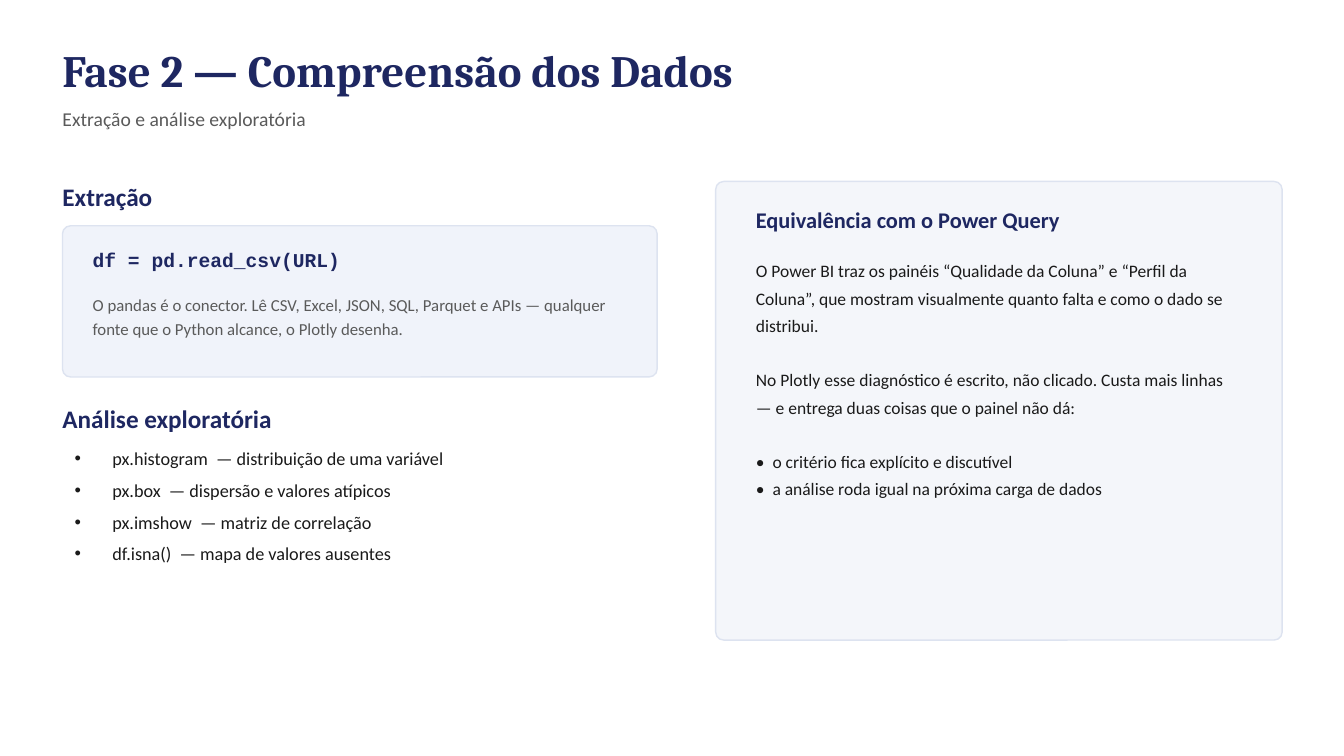
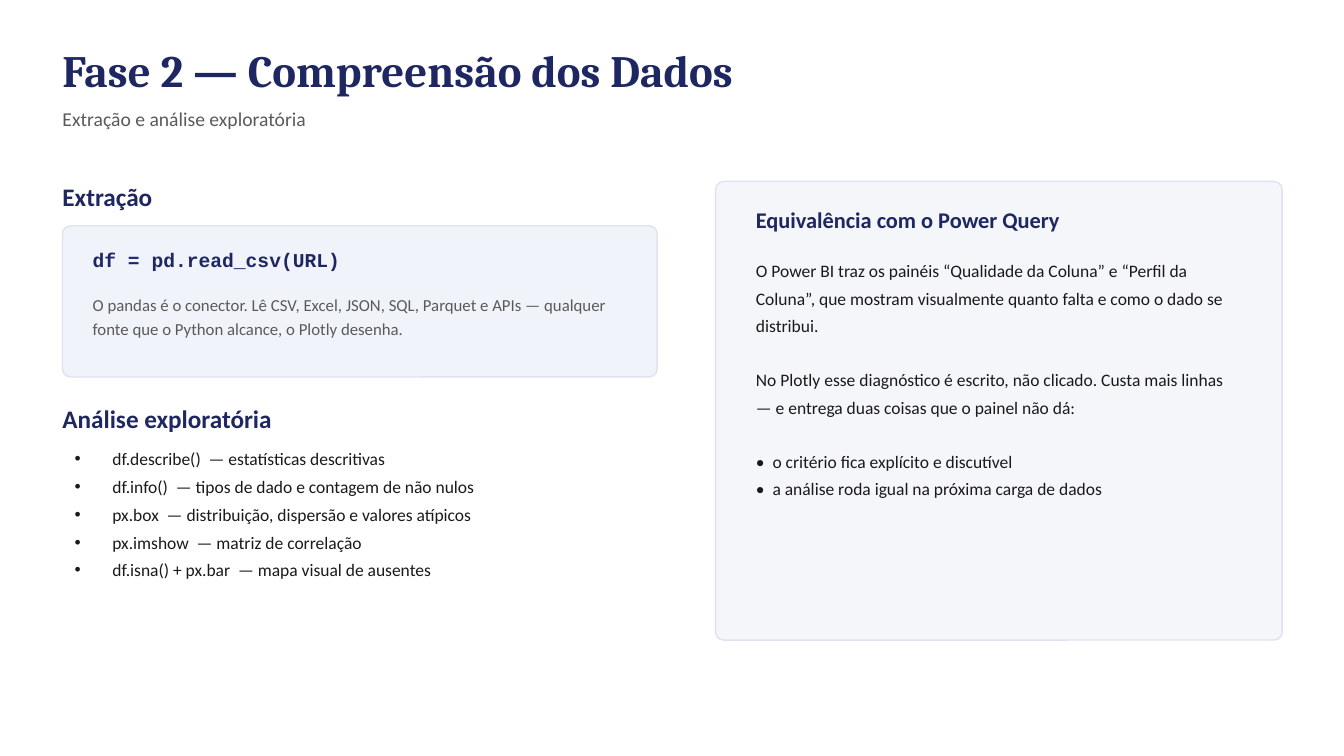
Before and after one commit to mendoncaluucas/DataScience, a slide deck: slide 8 of docs/slides.pptx. Drawn at 1344x756 pixels with LibreOffice and Linux fonts; fonts in the diff are those of the drawing. Boxes give left, top, right and bottom in pixels: in the first picture for what was removed or moved away, otherwise in the second. Text is boxed around its words. In the diff, an @@ line names an element or a change of style, - is before the commit and + after.

```diff
--- a/docs/slides.pptx
+++ b/docs/slides.pptx
@@ text at box(112, 452, 474, 524): text changed; size 13 to 12.5 pt @@
-• px.histogram — distribuição de uma variável
-• px.box — dispersão e valores atípicos
+• df.describe() — estatísticas descritivas
+• df.info() — tipos de dado e contagem de não nulos
+• px.box — distribuição, dispersão e valores atípicos
@@ text at box(112, 537, 361, 552): size 13 to 12.5 pt in "px.imshow — matriz de correlação"; less space between paragraphs @@
@@ text at box(112, 563, 431, 579): text changed; size 13 to 12.5 pt @@
-• df.isna() — mapa de valores ausentes
+• df.isna() + px.bar — mapa visual de ausentes
```
Also in this commit, not shown: 3 other slides changed, 2 slides added, 2 other files.
